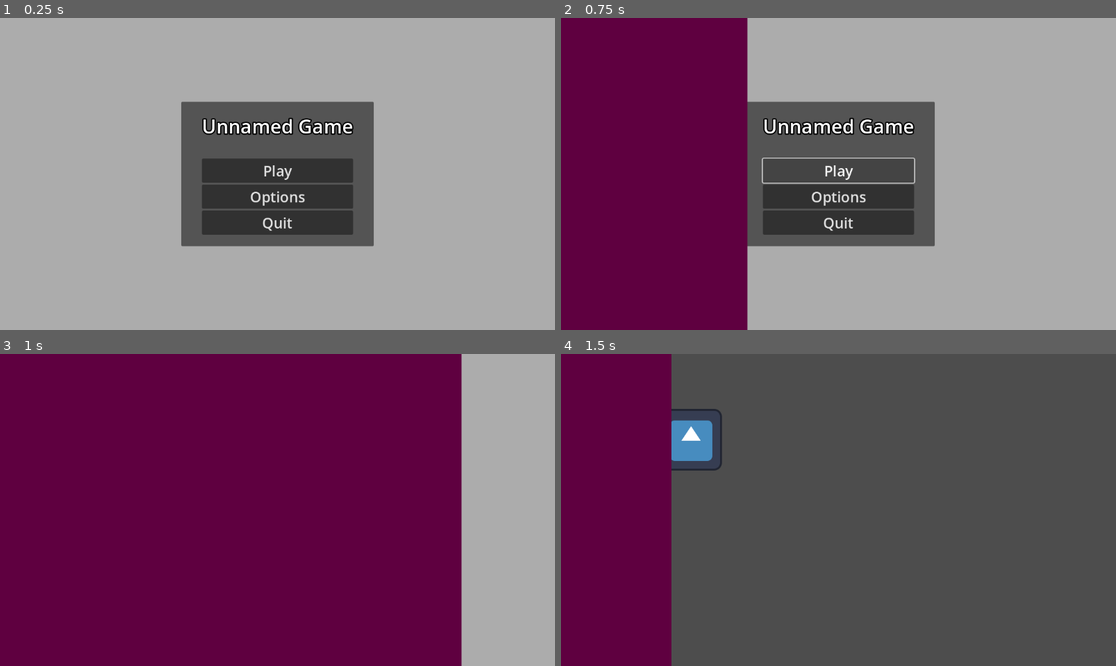
Above: before the commit, frames 1-4 (two rows, left to right).
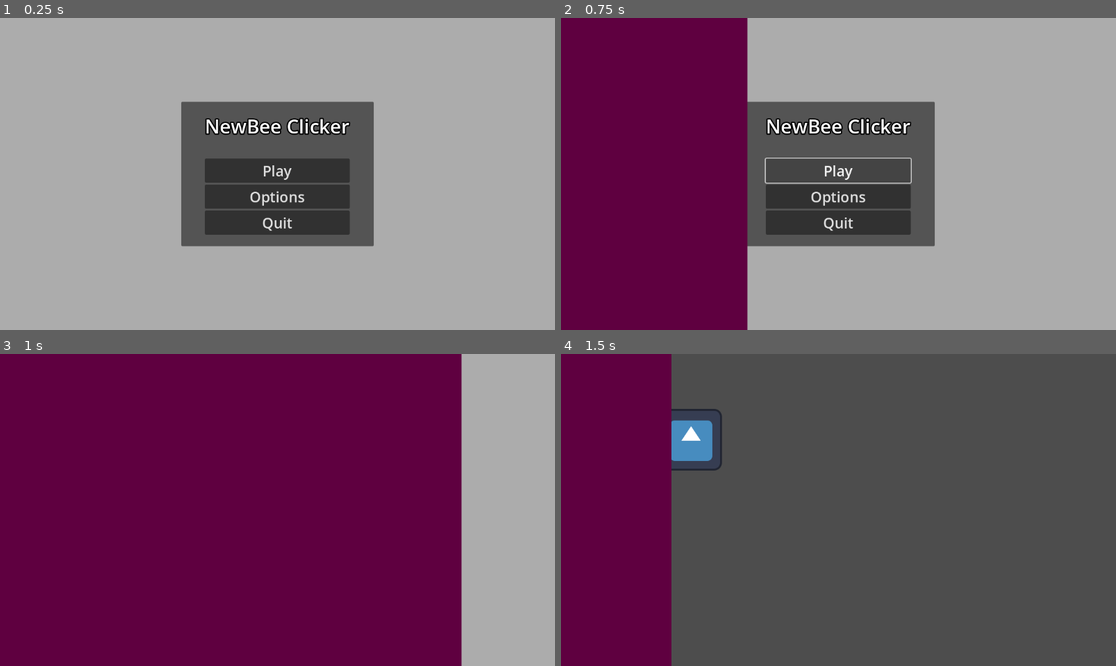
Above: after the commit, the same moments.

Repository: karasikrus/cozy-spring-jam-2024
Game: Godot game, scene res://scenes/menu/main_menu.tscn
The game is run twice, just before and just after one commit, with the same random seed, the same clock (stepped at 60 frames per second) and the same inputs. The engine's default icon, where the game draws it, is replaced by a stand-in: a white triangle on a blue panel in a dark square.
Inputs:
- Up to frame 1 (0.25 s): no input
- Up to frame 2 (0.75 s): click "Play" at 0.5 s
- Up to frame 3 (1 s): no input
- Up to frame 4 (1.5 s): no input

The runs differ from the first frame. In frame 1, 1.3% of the frame differs, in the area x 36-64%, y 31-70%; in frame 2, 1.3%; in frame 3, nothing differs; in frame 4, nothing differs.

Commit message:
4.2 godot update

Diff:
--- a/project.godot
+++ b/project.godot
@@ -12,7 +12,7 @@
 
 config/name="Start And Options"
 run/main_scene="res://scenes/menu/main_menu.tscn"
-config/features=PackedStringArray("4.1", "GL Compatibility")
+config/features=PackedStringArray("4.2", "GL Compatibility")
 config/icon="res://icon.svg"
 
 [autoload]
--- a/scenes/menu/main_menu.tscn
+++ b/scenes/menu/main_menu.tscn
@@ -40,7 +40,7 @@
 theme_override_colors/font_outline_color = Color(0, 0, 0, 1)
 theme_override_constants/outline_size = 10
 theme_override_font_sizes/font_size = 40
-text = "Unnamed Game"
+text = "NewBee Clicker"
 
 [node name="VBoxContainer" type="VBoxContainer" parent="MarginContainer/MenuBox/MarginContainer/VBoxContainer"]
 layout_mode = 2
